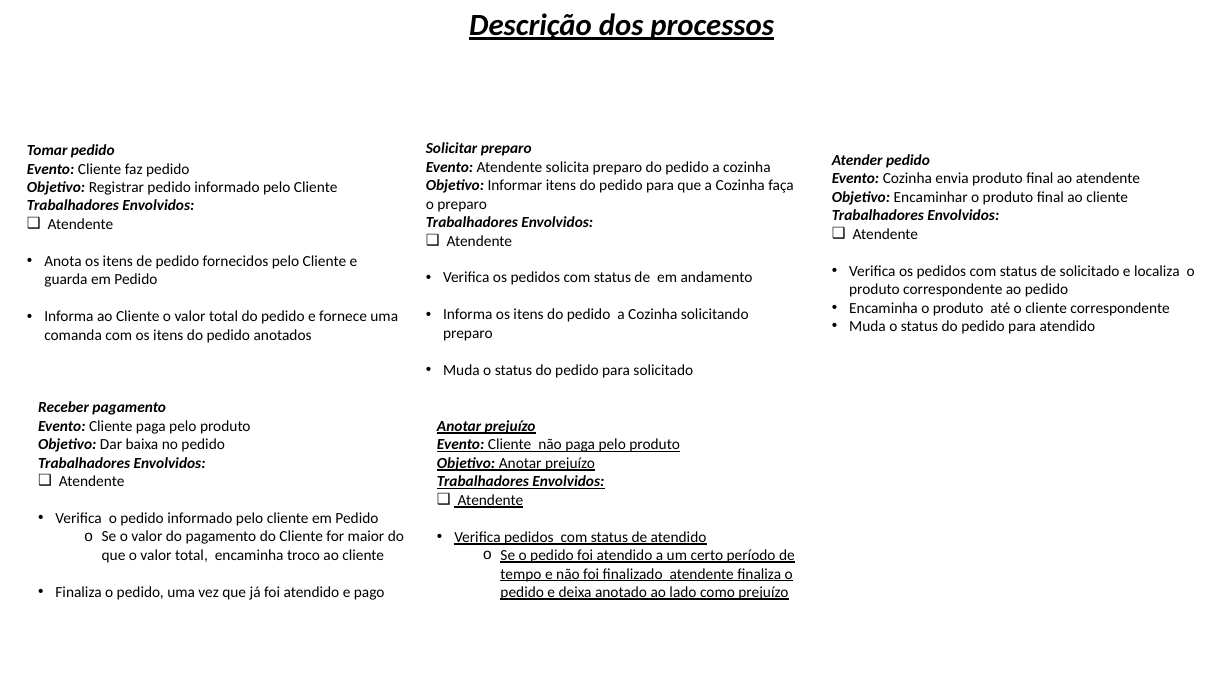
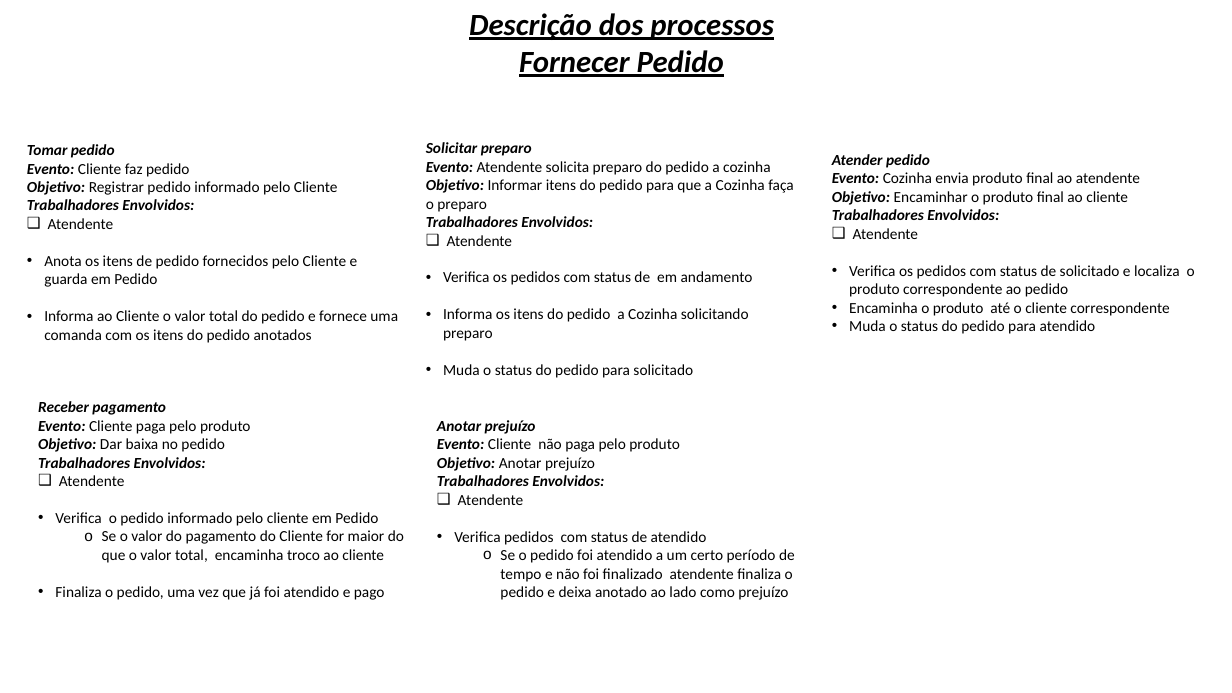
Before and after one commit to RafaelaMiwaTokas/OPE.revisao, a slide deck: slide 1 of 18. Descriçao dos Processos de Negocio.pptx. Drawn at 1232x693 pixels with LibreOffice and Linux fonts; fonts in the diff are those of the drawing. Boxes give left, top, right and bottom in pixels: in the first picture for what was removed or moved away, otherwise in the second. Text is boxed around its words. In the diff, an @@ line names an element or a change of style, - is before the commit and + after.

```diff
--- a/18. Descriçao dos Processos de Negocio.pptx
+++ b/18. Descriçao dos Processos de Negocio.pptx
@@ text at (519, 50, 724, 77): paragraph added @@
+Fornecer Pedido
@@ text "Anotar prejuízo" at (437, 420, 795, 600): underline off @@
```
Also in this commit, not shown: 4 other slides changed, 2 other files.
